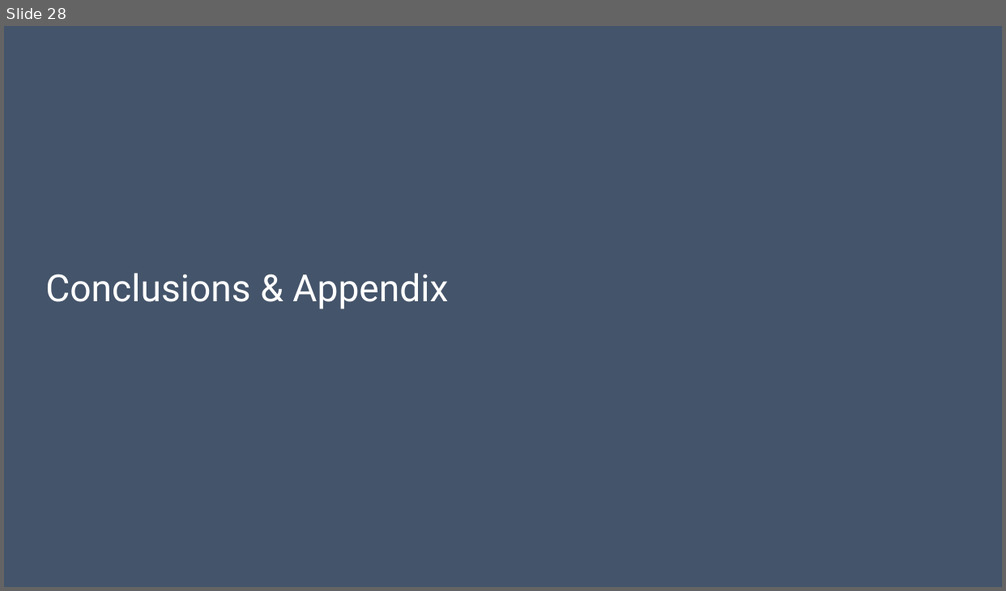
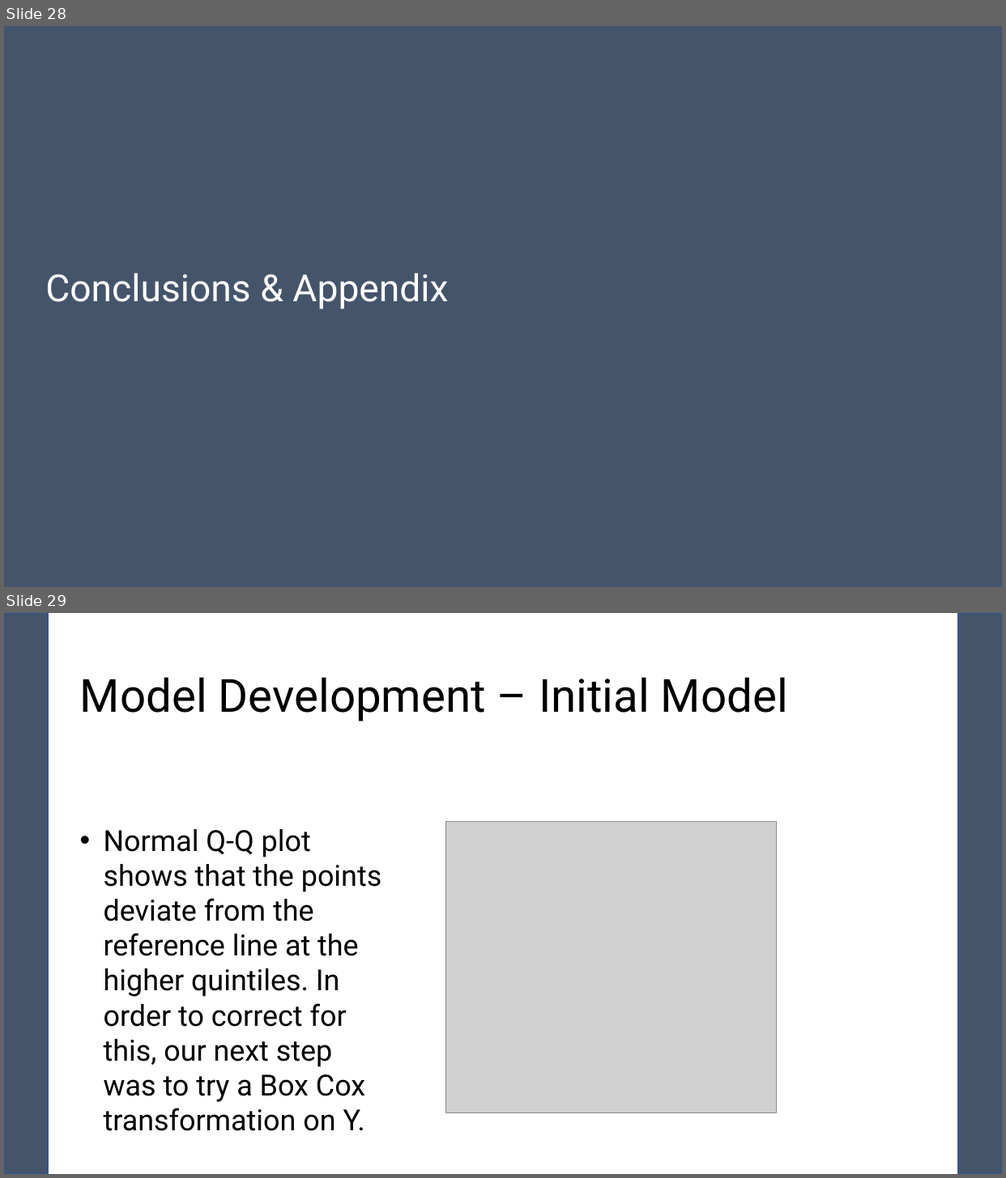
Before and after one commit to pewilliams/regression-mei-team-proj, a slide deck: presentation/Team-25.pptx. Shown one above the other, each under a label of ours: slide 28 before the commit, slides 28 and 29 after it. The pictures are 1006x591 and 1006x1178 pixels, drawn with LibreOffice and Linux fonts; fonts in the diff are those of the drawing; grey boxes stand for pictures. Boxes give left, top, right and bottom in pixels: in the first picture for what was removed or moved away, otherwise in the second. Text is boxed around its words. In the diff, an @@ line names an element or a change of style, - is before the commit and + after.

```diff
--- a/presentation/Team-25.pptx
+++ b/presentation/Team-25.pptx
@@ slide 29 added at box(4, 613, 1002, 1174), background #FFFFFF @@
@@ rectangle added at box(4, 613, 48, 1174), fill #44546A, outline #325491 1 pt @@
@@ rectangle added at box(958, 613, 1002, 1174), fill #44546A, outline #325491 1 pt @@
@@ title added at box(80, 677, 788, 722), 44 pt, text #000000 @@
+Model Development – Initial Model
@@ text added at box(104, 829, 381, 1131), 28 pt, text #000000 @@
+• Normal Q-Q plot shows that the points deviate from the reference line at the higher quintiles. In order to correct for this, our next step was to try a Box Cox transformation on Y.
@@ picture added at box(446, 821, 778, 1113) @@
```
Also in this commit, not shown: 4 other slides added, 1 other file.
